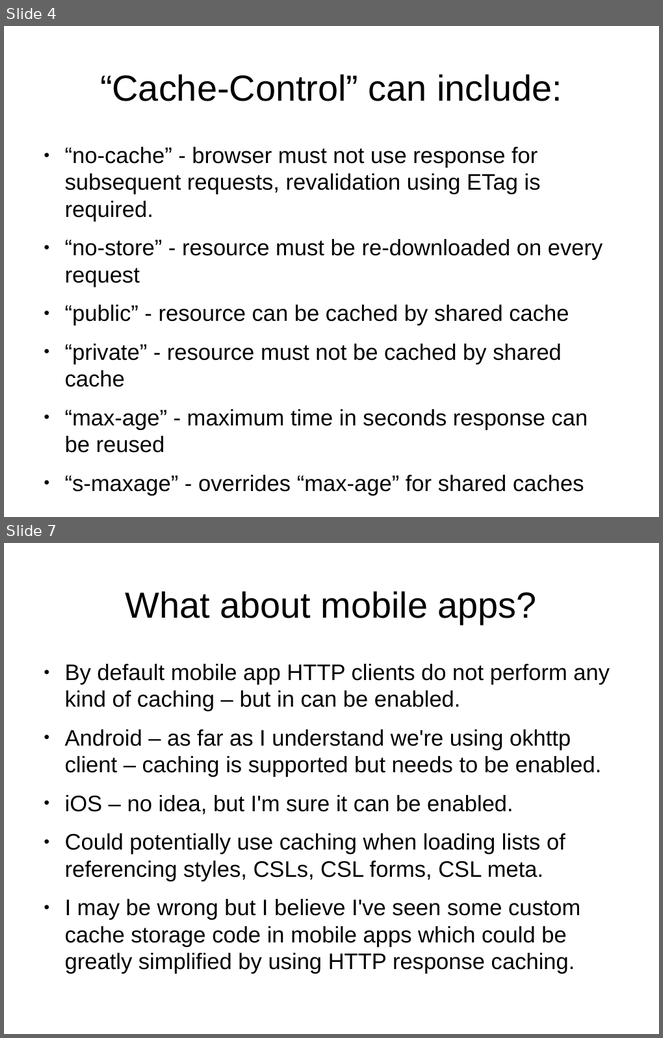
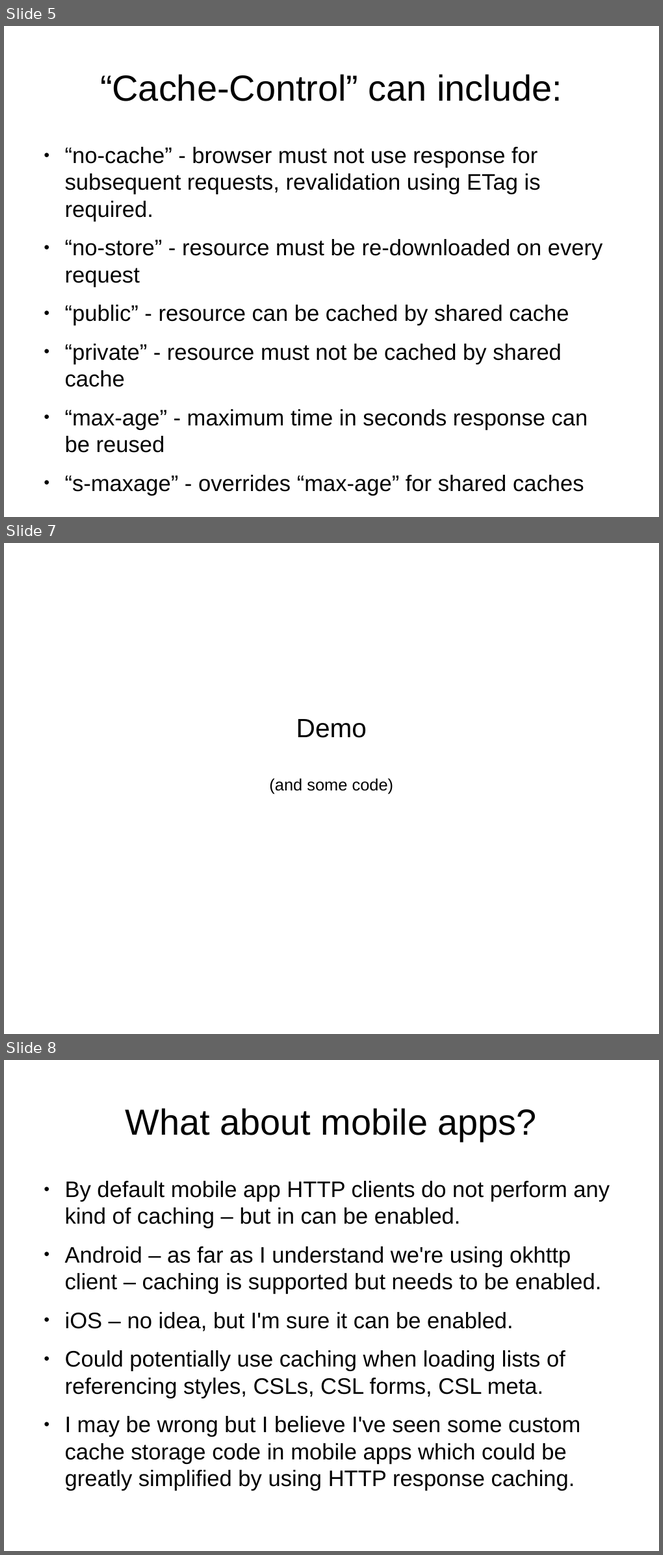
Before and after one commit to tadas-s/rack-cache-rails-demo, a slide deck: gentle-intro-to-client-and-server-side-http-caching.odp. Shown one above the other, each under a label of ours: slides 4 and 7 before the commit, slides 5, 7 and 8 after it; the slides between them are not shown. The pictures are 663x1038 and 663x1555 pixels, drawn with LibreOffice and Linux fonts; fonts in the diff are those of the drawing. Boxes give left, top, right and bottom in pixels: in the first picture for what was removed or moved away, otherwise in the second. Text is boxed around its words. In the diff, an @@ line names an element or a change of style, - is before the commit and + after.

```diff
--- a/gentle-intro-to-client-and-server-side-http-caching.odp
+++ b/gentle-intro-to-client-and-server-side-http-caching.odp
@@ slide 7 added at [4,543,659,1034], background #FFFFFF @@
@@ subtitle added at [269,719,394,795], 20 pt, text #000000 @@
+Demo
+(and some code)
@@ what was slide 4 is now slide 5 @@
@@ what was slide 7 is now slide 8 @@
```
Also in this commit, not shown: 2 slides changed, 2 other slides added, 2 slides removed.
